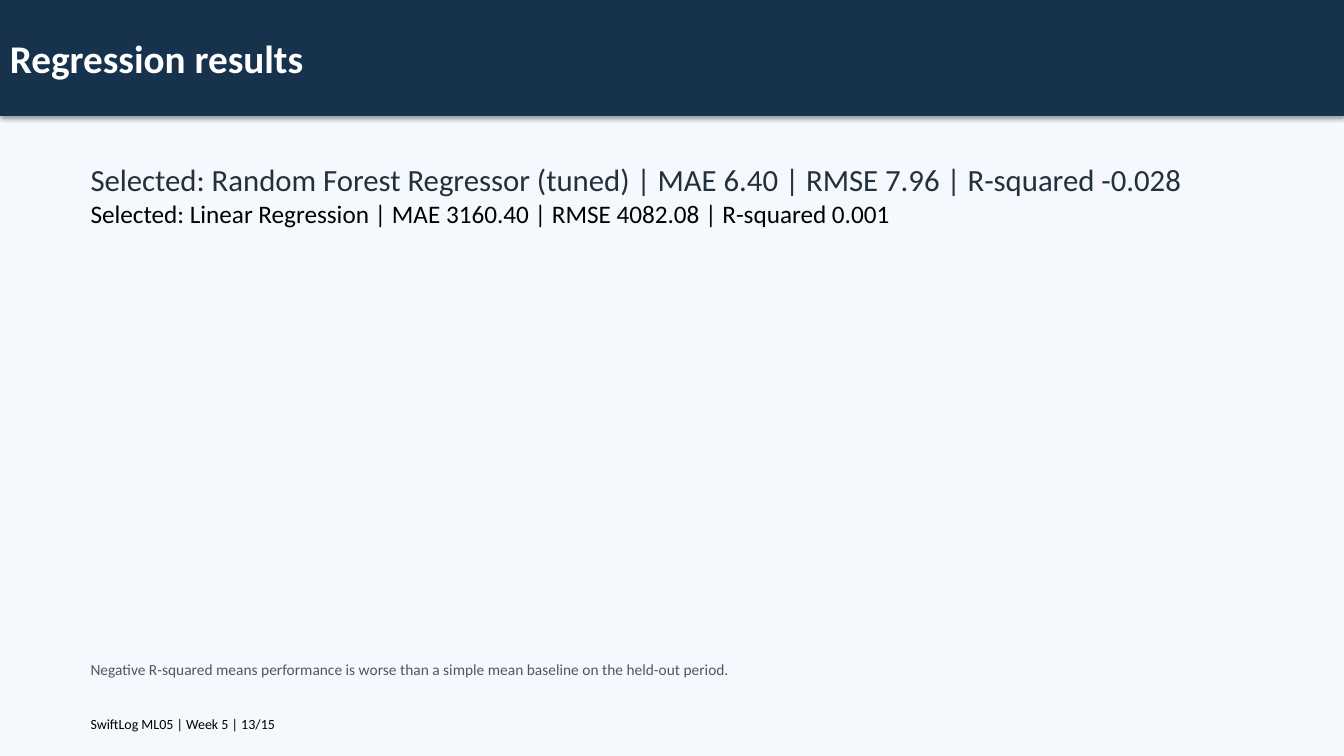
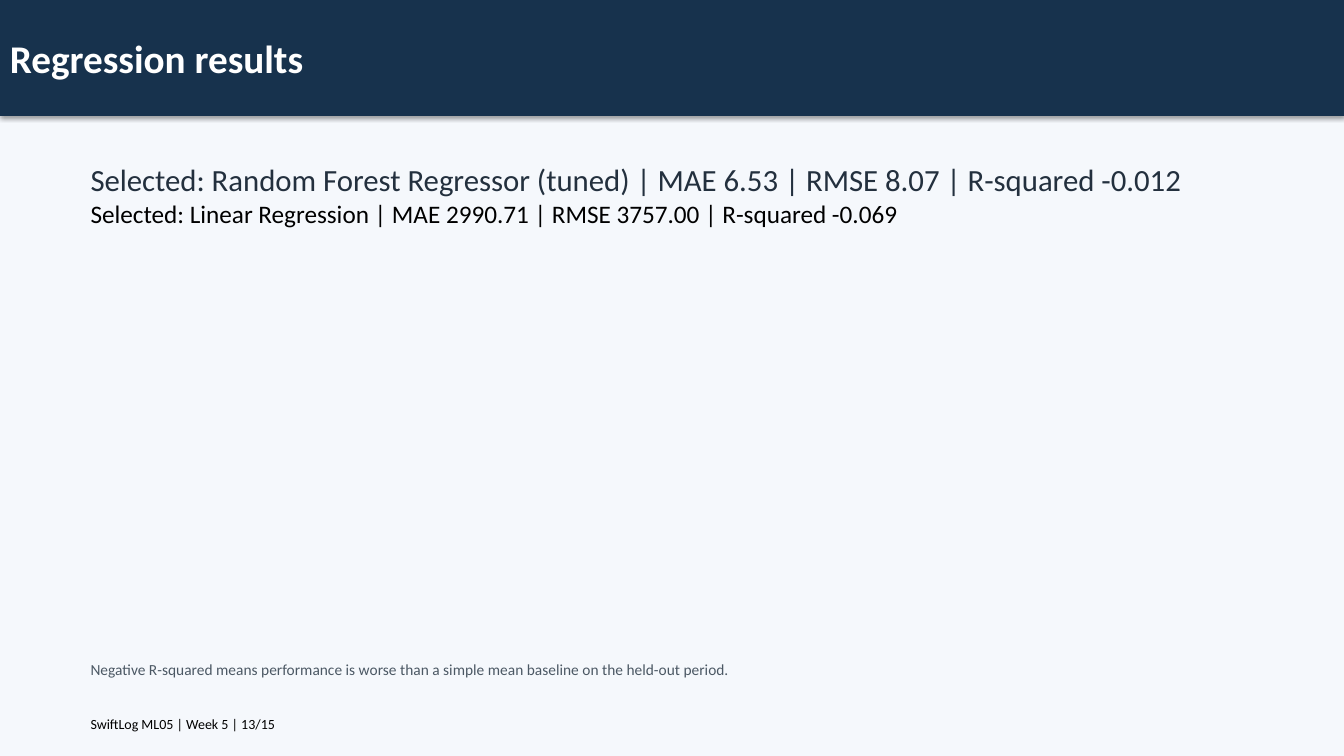
Before and after one commit to Charlez023/SwiftLog-ML-Engineering, a slide deck: slide 13 of Presentation/Executive_Presentation.pptx. Drawn at 1344x756 pixels with LibreOffice and Linux fonts; fonts in the diff are those of the drawing. Boxes give left, top, right and bottom in pixels: in the first picture for what was removed or moved away, otherwise in the second. Text is boxed around its words. In the diff, an @@ line names an element or a change of style, - is before the commit and + after.

```diff
--- a/Presentation/Executive_Presentation.pptx
+++ b/Presentation/Executive_Presentation.pptx
@@ text at <box>91,168,1180,228</box>: text changed @@
-Selected: Random Forest Regressor (tuned) | MAE 6.40 | RMSE 7.96 | R-squared -0.028
-Selected: Linear Regression | MAE 3160.40 | RMSE 4082.08 | R-squared 0.001
+Selected: Random Forest Regressor (tuned) | MAE 6.53 | RMSE 8.07 | R-squared -0.012
+Selected: Linear Regression | MAE 2990.71 | RMSE 3757.00 | R-squared -0.069
```
Also in this commit, not shown: 8 other slides changed, 13 other files.
